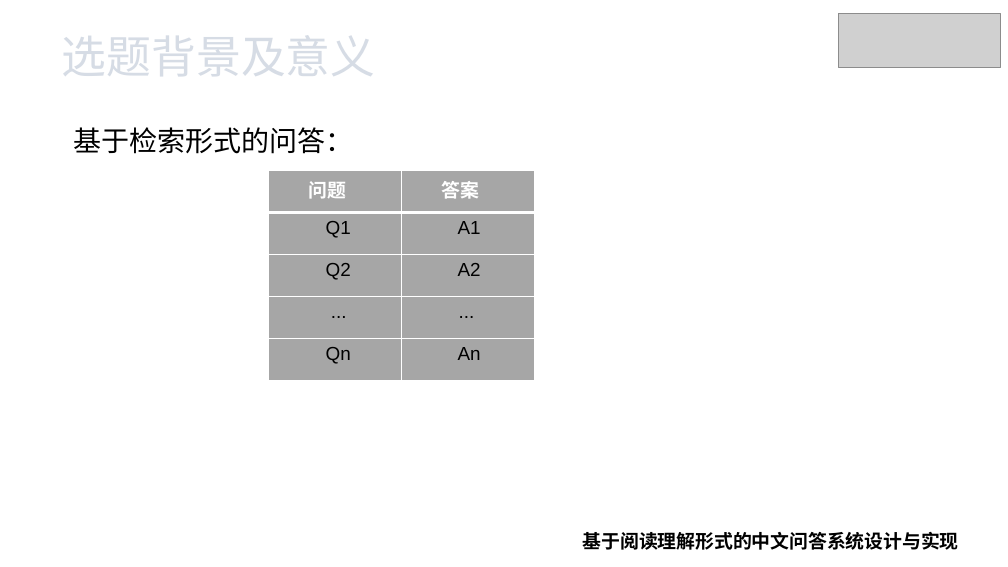
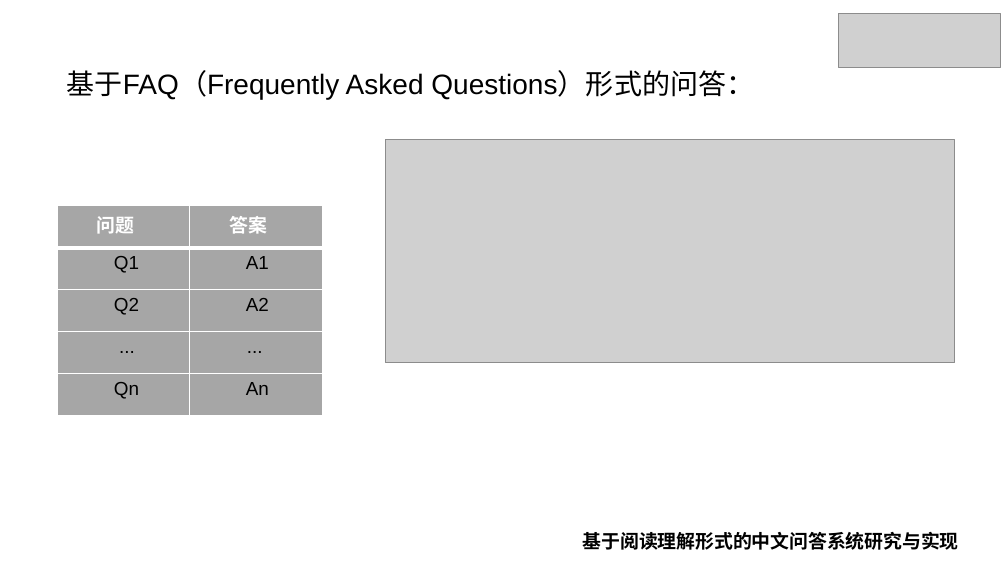
Before and after one commit to xhsun1997/ChineseMRC, a slide deck: slide 8 of 孙相会.pptx. Drawn at 1008x567 pixels with LibreOffice and Linux fonts; fonts in the diff are those of the drawing; grey boxes stand for pictures; background and template pictures are left out. Boxes give left, top, right and bottom in pixels: in the first picture for what was removed or moved away, otherwise in the second. Text is boxed around its words. In the diff, an @@ line names an element or a change of style, - is before the commit and + after.

```diff
--- a/孙相会.pptx
+++ b/孙相会.pptx
@@ text removed at (62,36,376,76) @@
-选题背景及意义
@@ text at (67,70,754,100): text changed @@
-基于检索形式的问答：
+基于FAQ（Frequently Asked Questions）形式的问答：
@@ picture added at (385,139,955,363) @@
@@ table: place and size @@
-table at (269,170,535,380)
+table at (56,206,323,415)
@@ text at (583,532,959,550): text changed @@
-基于阅读理解形式的中文问答系统设计与实现
+基于阅读理解形式的中文问答系统研究与实现
```
Also in this commit, not shown: 14 other slides changed, 6 slides added, 1 slide removed, 6 other files.
